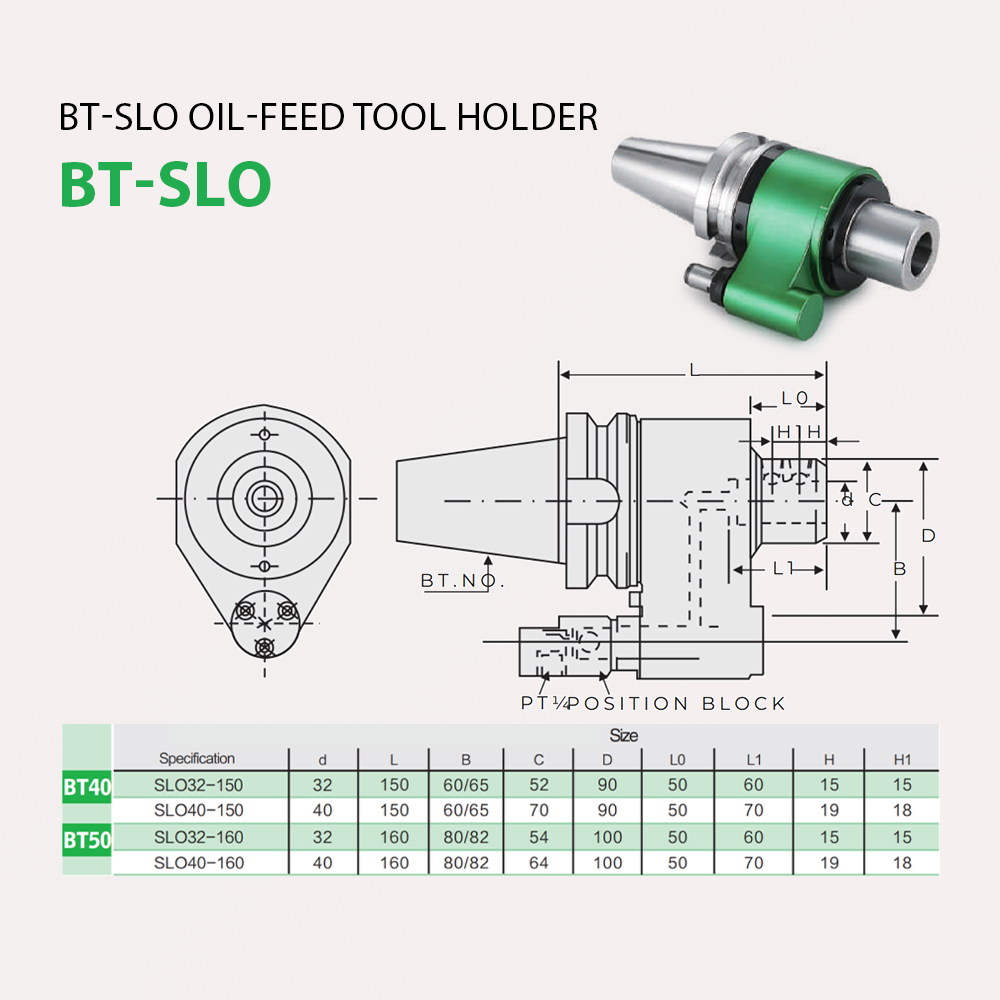
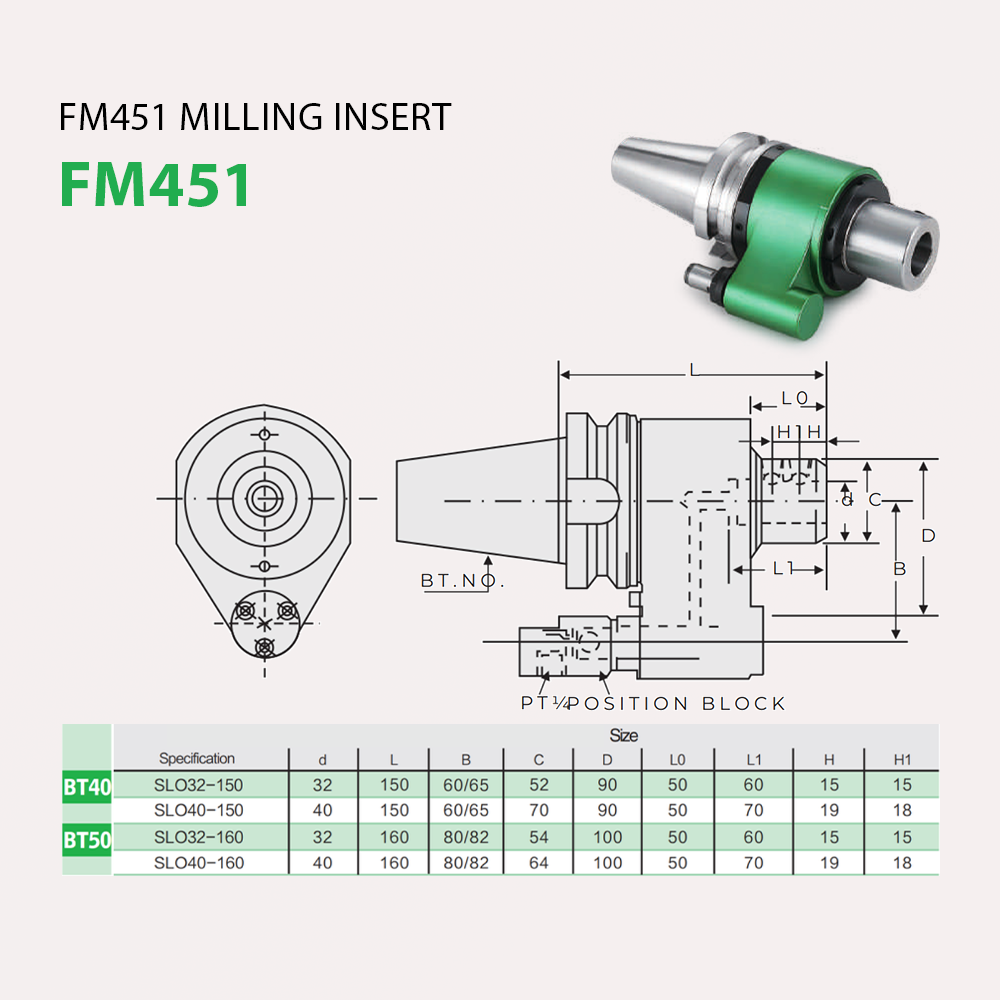
Before/after of a w=1000, h=1000 layered artwork. What changed in the layer stack:
renamed "BT-SLO Oil-Feed TOOL Holder" to "FM451 milling insert", painted on it over [61, 103, 598, 130]
renamed "BT-SLO" to "FM451", painted on it over [62, 161, 271, 207]